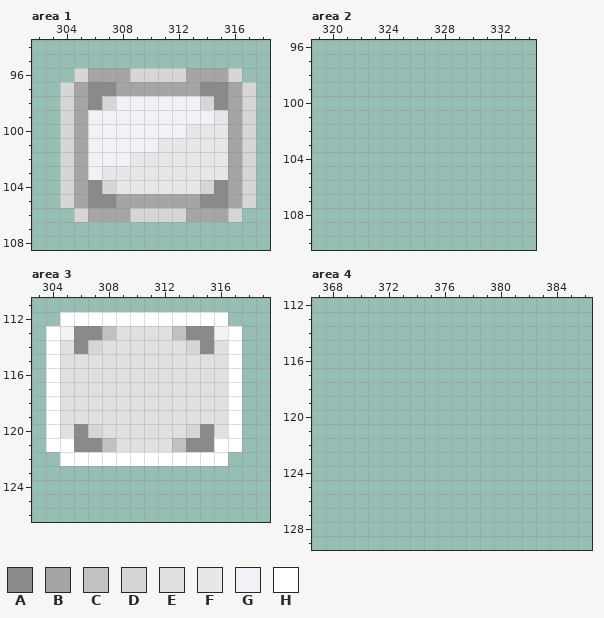
Pixel-art file: raw_assets/ui.aseprite. The first picture shows the starting point.
400x400 pixels, 1 frame. Colours within 5 levels of each other are drawn and written as one. Shown: area 1: x 302..318, y 94..108; area 2: x 319..334, y 96..110; area 3: x 303..319, y 111..126; area 4: x 367..386, y 112..129. The commit also changed other parts of the picture, which this record leaves out.
Visible layers, top first: "Range slider", "checkbox", "Settings icons", "Log levels", "Inventory", "Input field", "Window", "Button", "Cartridge".
Palette (. is transparent): A #8a8a8a  B #a5a5a5  C #c1c1c1  D #d6d6d6  E #e0e0e0  F #e7e7ea  G #f1f1f8  H #ffffff
Pixels before, area 1, first column x 304:
 96 .DBBBDDDDBBBD.
 97 DBAABBBBBBAABD
 98 DBADGGGGGGDABD
 99 DBGGGGGGGGGFBD
100 DBGGGGGGGFFFBD
101 DBGGGGGFFFFFBD
102 DBGGGFFFFFFFBD
103 DBGFFFFFFFFFBD
104 DBADFFFFFFDABD
105 DBAABBBBBBAABD
106 .DBBBDDDDBBBD.
Pixels before, area 3, first column x 304:
112 .HHHHHHHHHHHH.
113 HGAACEEEECAAGH
114 HEADEEEEEEDAEH
115 HEEEEEEEEEEEEH
116 HEEEEEEEEEEEEH
117 HEEEEEEEEEEEEH
118 HEEEEEEEEEEEEH
119 HEEEEEEEEEEEEH
120 HEADEEEEEEDAEH
121 HHAACEEEECAAHH
122 .HHHHHHHHHHHH.
After the commit:
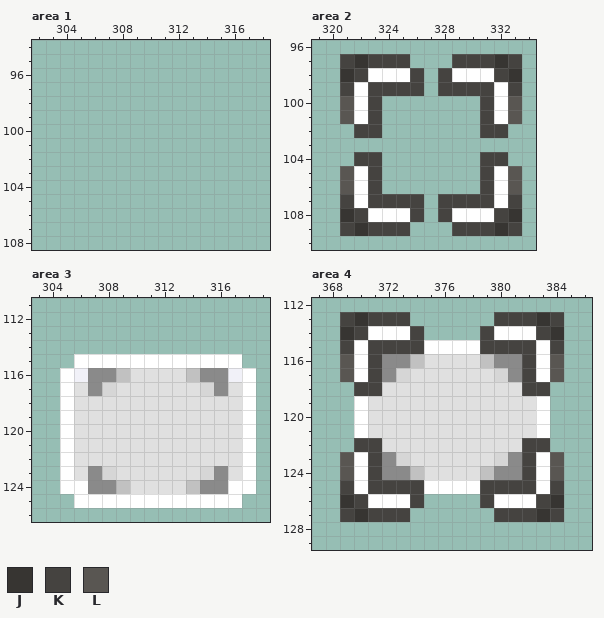
Colours new in this view: J #373532  K #454340  L #595652
Difference:
Changed rows in their new state; - is an unchanged pixel.
Area 1, layer "Button":
first column x 304:
 96 -............-
 97 ..............
 98 ..............
 99 ..............
100 ..............
101 ..............
102 ..............
103 ..............
104 ..............
105 ..............
106 -............-
Area 2, layer "Button":
first column x 321:
 97 KJKKK---KKKJK
 98 JKHHHK-KHHHKJ
 99 KHKKKK-KKKKHK
100 LHK-------KHL
101 LHK-------KHL
102 -KK-------KK-
104 -KK-------KK-
105 LHK-------KHL
106 LHK-------KHL
107 KHKKKK-KKKKHK
108 JKHHHK-KHHHKJ
109 KJKKK---KKKJK
Area 3, layer "Button":
first column x 304:
112 -............--
113 ..............-
114 ..............-
115 ..HHHHHHHHHHH--
116 .HGAAC----CAAGH
117 .H-AD------DAEH
118 .H-----------EH
119 .H-----------EH
120 .HEE------EE-EH
121 .-EEE----EEEEEH
122 --EEEEEEEEEEEEH
123 -HEADEEEEEEDAEH
124 -HHAACEEEECAAHH
125 --HHHHHHHHHHHH-
Area 4, layer "Button":
first column x 369:
113 KJKKK------KKKJK
114 JKHHHK----KHHHKJ
115 KHKKKKHHHHKKKKHK
116 LHKAACEEEECAAKHL
117 LHKADEEEEEEDAKHL
118 -KKEEEEEEEEEEKK-
119 -HEEEEEEEEEEEEH-
120 -HEEEEEEEEEEEEH-
121 -HEEEEEEEEEEEEH-
122 -KKEEEEEEEEEEKK-
123 LHKADEEEEEEDAKHL
124 LHKAACEEEECAAKHL
125 KHKKKKHHHHKKKKHK
126 JKHHHK----KHHHKJ
127 KJKKK------KKKJK
